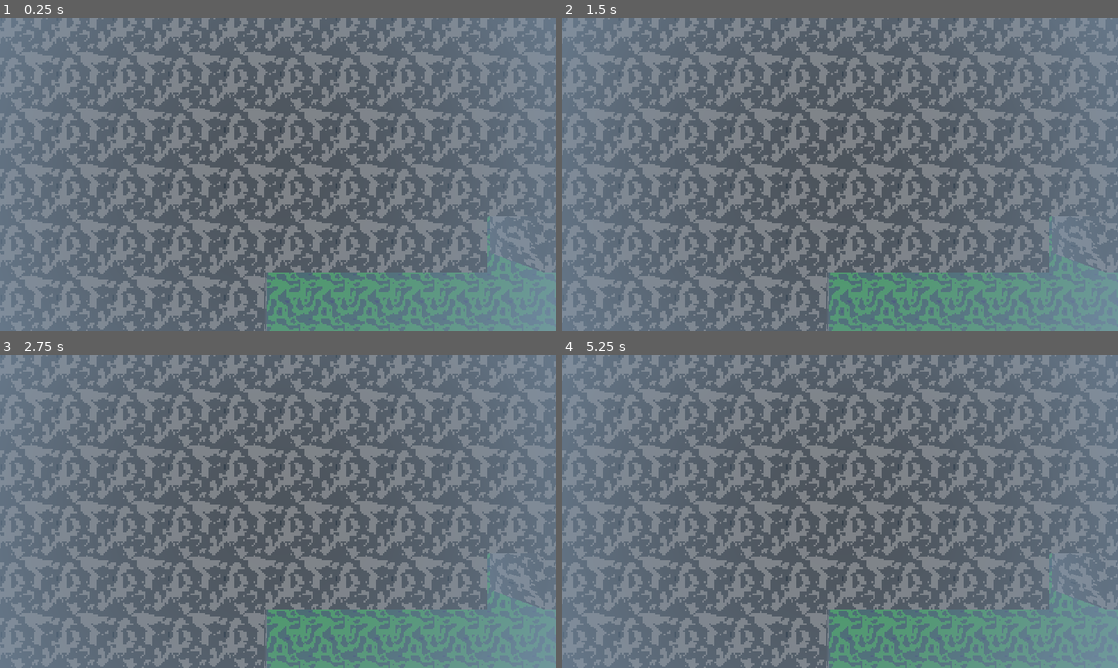
Above: before the commit, frames 1-4 (two rows, left to right).
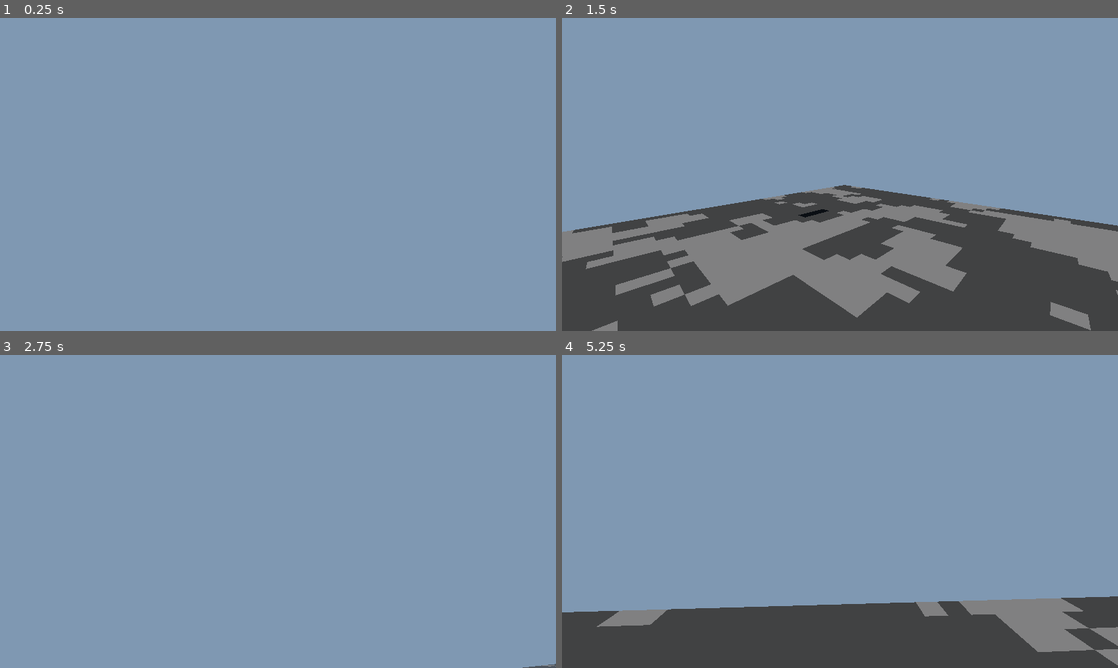
Above: after the commit, the same moments.

Repository: Ainlid/motif
Game: Godot game, scene res://scenes/main.tscn
Two runs of this game, one before a commit and one after it. Both use one fixed random seed, a clock stepped at 60 frames per second and the inputs below.
Inputs (mouse positions are in pixels of both pictures, inside the frame that each line leads up to):
- Up to frame 1 (0.25 s): no input
- Up to frame 2 (1.5 s): tap Enter at 0.5 s; move the mouse to (962, 158) at 0.52 s; hold D (move_right, bound only after the commit) 0.53-1.28 s; hold Shift (run, bound only after the commit) 0.53-1.28 s; tap Space (jump, bound only after the commit) at 0.77, 0.8, 1.07, 1.35 s; move the mouse to (728, 190) at 1.27 s; hold S (move_back, bound only after the commit) from 1.28 s (still down)
- Up to frame 3 (2.75 s): tap Space (jump, bound only after the commit) at 1.52, 1.82, 2.3 s; tap Shift (run, bound only after the commit) at 1.55 s; move the mouse to (333, 442) at 2.02 s; release S (move_back, bound only after the commit) at 2.03 s; hold D (move_right, bound only after the commit) from 2.03 s (still down); hold Shift (run, bound only after the commit) from 2.03 s (still down)
- Up to frame 4 (5.25 s): tap Space (jump, bound only after the commit) at 2.75, 3.02, 3.32, 3.6, 3.77, 4.07 s; move the mouse to (812, 574) at 2.77 s; release D (move_right, bound only after the commit) at 2.78 s; release Shift (run, bound only after the commit) at 2.78 s; hold W (move_forward, bound only after the commit) 2.78-3.53 s; tap Shift (run, bound only after the commit) at 2.85, 5.1 s; move the mouse to (1006, 558) at 3.52 s; hold A (move_left, bound only after the commit) 3.53-4.25 s; tap Escape (escape, bound only after the commit) at 4.15 s; click (834, 486) at 4.25 s, where only the run after the commit has a clickable "resume"; tap Enter at 5 s; move the mouse to (673, 464) at 5.02 s; hold A (move_left, bound only after the commit) from 5.03 s (still down)

The runs differ from the first frame. In frame 1, 99% of the frame differs, in the area x 0-100%, y 0-100%; in frame 2, 94%; in frame 3, 99%; in frame 4, 99%.

Commit message:
player, fader, pause menu

Diff:
--- /dev/null
+++ b/nodes/fader.tscn
@@ -0,0 +1,23 @@
+[gd_scene load_steps=2 format=2]
+
+[ext_resource path="res://scripts/fader.gd" type="Script" id=1]
+
+[node name="fader" type="CanvasLayer"]
+layer = 100
+script = ExtResource( 1 )
+
+[node name="rect" type="ColorRect" parent="."]
+anchor_right = 1.0
+anchor_bottom = 1.0
+mouse_filter = 2
+color = Color( 0, 0, 0, 0 )
+__meta__ = {
+"_edit_use_anchors_": false
+}
+
+[node name="tween" type="Tween" parent="."]
+
+[node name="timer" type="Timer" parent="."]
+one_shot = true
+
+[connection signal="timeout" from="timer" to="." method="_change_scene"]
--- /dev/null
+++ b/nodes/fullscreen.tscn
@@ -0,0 +1,6 @@
+[gd_scene load_steps=2 format=2]
+
+[ext_resource path="res://scripts/fullscreen.gd" type="Script" id=1]
+
+[node name="fullscreen" type="Node"]
+script = ExtResource( 1 )
--- /dev/null
+++ b/nodes/pause_menu.tscn
@@ -0,0 +1,32 @@
+[gd_scene load_steps=2 format=2]
+
+[ext_resource path="res://scripts/pause_menu.gd" type="Script" id=1]
+
+[node name="pause_menu" type="CanvasLayer"]
+pause_mode = 2
+layer = 90
+script = ExtResource( 1 )
+
+[node name="menu" type="Control" parent="."]
+anchor_right = 1.0
+anchor_bottom = 1.0
+__meta__ = {
+"_edit_use_anchors_": false
+}
+
+[node name="rect" type="ColorRect" parent="menu"]
+anchor_right = 1.0
+anchor_bottom = 1.0
+color = Color( 0, 0, 0, 0.25098 )
+
+[node name="resume_button" type="Button" parent="menu"]
+margin_left = 842.0
+margin_top = 424.0
+margin_right = 1028.0
+margin_bottom = 474.0
+text = "resume"
+__meta__ = {
+"_edit_use_anchors_": false
+}
+
+[connection signal="pressed" from="menu/resume_button" to="." method="_unpause_game"]
--- /dev/null
+++ b/nodes/player.tscn
@@ -0,0 +1,19 @@
+[gd_scene load_steps=3 format=2]
+
+[ext_resource path="res://scripts/player.gd" type="Script" id=1]
+
+[sub_resource type="CapsuleShape" id=1]
+radius = 0.5
+
+[node name="player" type="KinematicBody"]
+script = ExtResource( 1 )
+
+[node name="colshape" type="CollisionShape" parent="."]
+transform = Transform( 1, 0, 0, 0, -4.37114e-08, -1, 0, 1, -4.37114e-08, 0, 0, 0 )
+shape = SubResource( 1 )
+
+[node name="pivot" type="Spatial" parent="."]
+transform = Transform( 1, 0, 0, 0, 1, 0, 0, 0, 1, 0, 0.5, 0 )
+
+[node name="camera" type="Camera" parent="pivot"]
+current = true
--- a/project.godot
+++ b/project.godot
@@ -24,11 +24,59 @@
 run/main_scene="res://scenes/main.tscn"
 config/icon="res://icon.png"
 
+[autoload]
+
+fader="*res://nodes/fader.tscn"
+fullscreen="*res://nodes/fullscreen.tscn"
+
 [display]
 
 window/size/width=1920
 window/size/height=1080
 window/stretch/mode="2d"
+
+[input]
+
+move_left={
+"deadzone": 0.5,
+"events": [ Object(InputEventKey,"resource_local_to_scene":false,"resource_name":"","device":0,"alt":false,"shift":false,"control":false,"meta":false,"command":false,"pressed":false,"scancode":65,"unicode":0,"echo":false,"script":null)
+ ]
+}
+move_right={
+"deadzone": 0.5,
+"events": [ Object(InputEventKey,"resource_local_to_scene":false,"resource_name":"","device":0,"alt":false,"shift":false,"control":false,"meta":false,"command":false,"pressed":false,"scancode":68,"unicode":0,"echo":false,"script":null)
+ ]
+}
+move_back={
+"deadzone": 0.5,
+"events": [ Object(InputEventKey,"resource_local_to_scene":false,"resource_name":"","device":0,"alt":false,"shift":false,"control":false,"meta":false,"command":false,"pressed":false,"scancode":83,"unicode":0,"echo":false,"script":null)
+ ]
+}
+move_forward={
+"deadzone": 0.5,
+"events": [ Object(InputEventKey,"resource_local_to_scene":false,"resource_name":"","device":0,"alt":false,"shift":false,"control":false,"meta":false,"command":false,"pressed":false,"scancode":87,"unicode":0,"echo":false,"script":null)
+ ]
+}
+jump={
+"deadzone": 0.5,
+"events": [ Object(InputEventKey,"resource_local_to_scene":false,"resource_name":"","device":0,"alt":false,"shift":false,"control":false,"meta":false,"command":false,"pressed":false,"scancode":32,"unicode":0,"echo":false,"script":null)
+ ]
+}
+run={
+"deadzone": 0.5,
+"events": [ Object(InputEventKey,"resource_local_to_scene":false,"resource_name":"","device":0,"alt":false,"shift":false,"control":false,"meta":false,"command":false,"pressed":false,"scancode":16777237,"unicode":0,"echo":false,"script":null)
+ ]
+}
+fullscreen={
+"deadzone": 0.5,
+"events": [ Object(InputEventKey,"resource_local_to_scene":false,"resource_name":"","device":0,"alt":false,"shift":false,"control":false,"meta":false,"command":false,"pressed":false,"scancode":16777254,"unicode":0,"echo":false,"script":null)
+ ]
+}
+escape={
+"deadzone": 0.5,
+"events": [ Object(InputEventKey,"resource_local_to_scene":false,"resource_name":"","device":0,"alt":false,"shift":false,"control":false,"meta":false,"command":false,"pressed":false,"scancode":16777217,"unicode":0,"echo":false,"script":null)
+ ]
+}
 
 [physics]
 
--- a/scenes/main.tscn
+++ b/scenes/main.tscn
@@ -1,12 +1,17 @@
-[gd_scene load_steps=4 format=2]
+[gd_scene load_steps=6 format=2]
 
 [ext_resource path="res://resources/meshlib.tres" type="MeshLibrary" id=1]
 [ext_resource path="res://scripts/main.gd" type="Script" id=2]
+[ext_resource path="res://nodes/player.tscn" type="PackedScene" id=3]
+[ext_resource path="res://nodes/pause_menu.tscn" type="PackedScene" id=4]
 
 [sub_resource type="Environment" id=1]
+background_mode = 1
+background_color = Color( 0.501961, 0.6, 0.701961, 1 )
 ambient_light_color = Color( 1, 1, 1, 1 )
 ambient_light_sky_contribution = 0.0
 fog_enabled = true
+fog_color = Color( 0.501961, 0.6, 0.701961, 1 )
 
 [node name="main" type="Spatial"]
 script = ExtResource( 2 )
@@ -24,5 +29,7 @@
 "_editor_clip_": 0
 }
 
-[node name="camera" type="Camera" parent="."]
-transform = Transform( 1, 0, 0, 0, -4.37114e-08, 1, 0, -1, -4.37114e-08, 50, 40, 50 )
+[node name="player" parent="." instance=ExtResource( 3 )]
+transform = Transform( 1, 0, 0, 0, 1, 0, 0, 0, 1, 0, 10, 0 )
+
+[node name="pause_menu" parent="." instance=ExtResource( 4 )]
--- /dev/null
+++ b/scripts/fader.gd
@@ -0,0 +1,47 @@
+extends CanvasLayer
+
+var path = "test"
+const menu_path = "test"
+const dream_path = "res://scenes/main.tscn"
+
+var duration = 0.5
+var rect
+var tween
+var timer
+
+func _ready():
+	rect = $rect
+	tween = $tween
+	timer = $timer
+	timer.wait_time = duration
+
+func _fade_start(var scene_path):
+	path = scene_path
+	var file = File.new()
+	if file.file_exists(path):
+		_fade_out()
+		timer.start()
+	else:
+		_reload_scene()
+
+func _fade_in():
+	get_tree().paused = false
+	tween.interpolate_property(rect, "color",
+	rect.color, Color(0.0, 0.0, 0.0, 0.0), duration,
+	Tween.TRANS_EXPO, Tween.EASE_IN)
+	tween.start()
+
+func _fade_out():
+	tween.interpolate_property(rect, "color",
+	rect.color, Color(0.0, 0.0, 0.0, 1.0), duration,
+	Tween.TRANS_EXPO, Tween.EASE_OUT)
+	tween.start()
+
+func _reload_scene():
+	path = get_tree().get_current_scene().get_filename()
+	_fade_out()
+	timer.start()
+
+func _change_scene():
+	get_tree().change_scene(path)
+	_fade_in()
--- /dev/null
+++ b/scripts/fullscreen.gd
@@ -0,0 +1,5 @@
+extends Node
+
+func _process(delta):
+	if Input.is_action_just_pressed("fullscreen"):
+		OS.window_fullscreen = !OS.window_fullscreen
--- /dev/null
+++ b/scripts/pause_menu.gd
@@ -0,0 +1,32 @@
+extends Node
+
+var menu
+
+func _ready():
+	menu = $menu
+	_unpause_game()
+
+func _input(event):
+	if event.is_action_pressed("escape"):
+		if !get_tree().paused:
+			_pause_game()
+		else:
+			_unpause_game()
+
+func _pause_game():
+	get_tree().paused = true
+	Input.set_mouse_mode(Input.MOUSE_MODE_VISIBLE)
+	menu.show()
+
+func _unpause_game():
+	get_tree().paused = false
+	Input.set_mouse_mode(Input.MOUSE_MODE_CAPTURED)
+	menu.hide()
+
+func _reload():
+	_unpause_game()
+	fader._reload_scene()
+
+func _main_menu():
+	Input.set_mouse_mode(Input.MOUSE_MODE_VISIBLE)
+	fader._fade_start(fader.menu_path)
--- /dev/null
+++ b/scripts/player.gd
@@ -0,0 +1,57 @@
+extends KinematicBody
+
+export var playable = true
+export var gravity = -30.0
+export var walk_speed = 8.0
+export var run_speed = 16.0
+export var jump_speed = 10.0
+export var mouse_sensitivity = 0.002
+export var fall_limit = -100.0
+
+var pivot
+
+var dir = Vector3.ZERO
+var velocity = Vector3.ZERO
+
+func _ready():
+	pivot = $pivot
+	Input.set_mouse_mode(Input.MOUSE_MODE_CAPTURED)
+
+func _physics_process(delta):
+	dir = Vector3.ZERO
+	var basis = global_transform.basis
+	if Input.is_action_pressed("move_forward"):
+		dir -= basis.z
+	if Input.is_action_pressed("move_back"):
+		dir += basis.z
+	if Input.is_action_pressed("move_left"):
+		dir -= basis.x
+	if Input.is_action_pressed("move_right"):
+		dir += basis.x
+	dir = dir.normalized()
+	var speed = walk_speed
+	if is_on_floor():
+		if Input.is_action_pressed("run"):
+			speed = run_speed
+		if Input.is_action_just_pressed("jump"):
+			velocity.y = jump_speed
+	var target_vel = dir * speed
+	if !is_on_wall():
+		velocity.x = target_vel.x
+		velocity.z = target_vel.z
+	velocity.y += gravity * delta
+	if playable:
+		velocity = move_and_slide(velocity, Vector3.UP, true)
+	if translation.y < fall_limit:
+		_restart()
+
+func _restart():
+	if playable:
+		playable = false
+		fader._reload_scene()
+
+func _unhandled_input(event):
+	if event is InputEventMouseMotion and playable:
+		rotate_y(-event.relative.x * mouse_sensitivity)
+		pivot.rotate_x(-event.relative.y * mouse_sensitivity)
+		pivot.rotation.x = clamp(pivot.rotation.x, -1.2, 1.2)
Not shown: 1 places in resources/materials/wall.tres that only renumber resources
Not shown: 5 places in resources/meshlib.tres that only renumber resources
